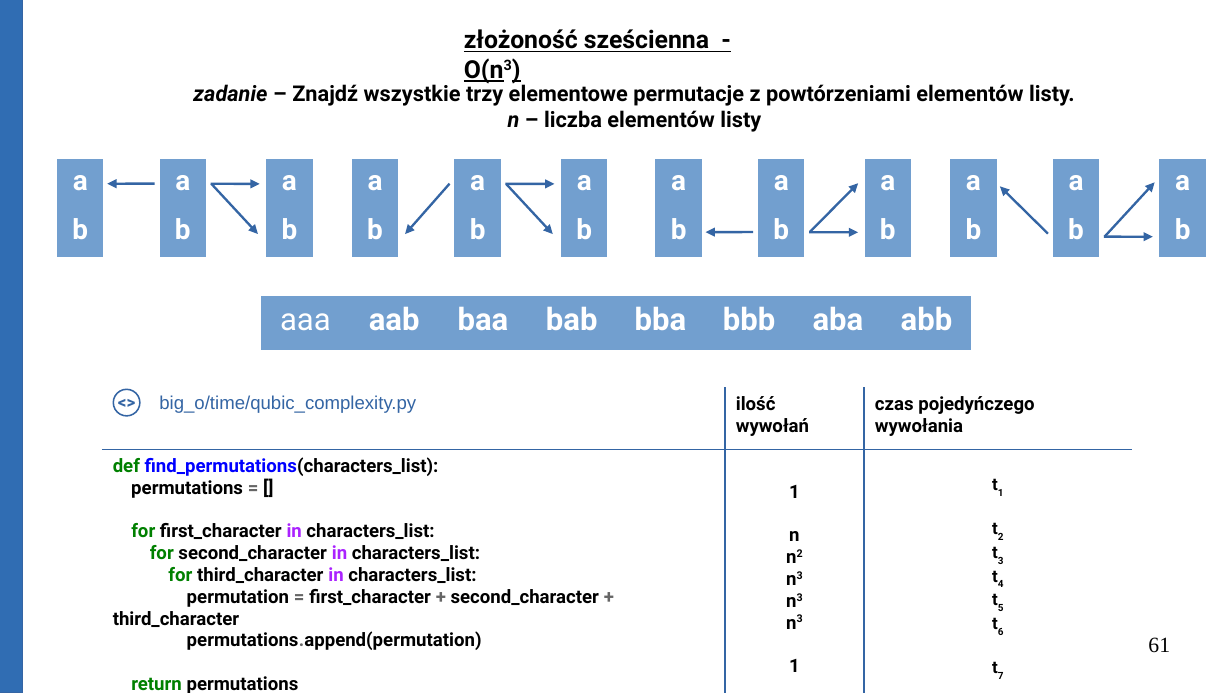
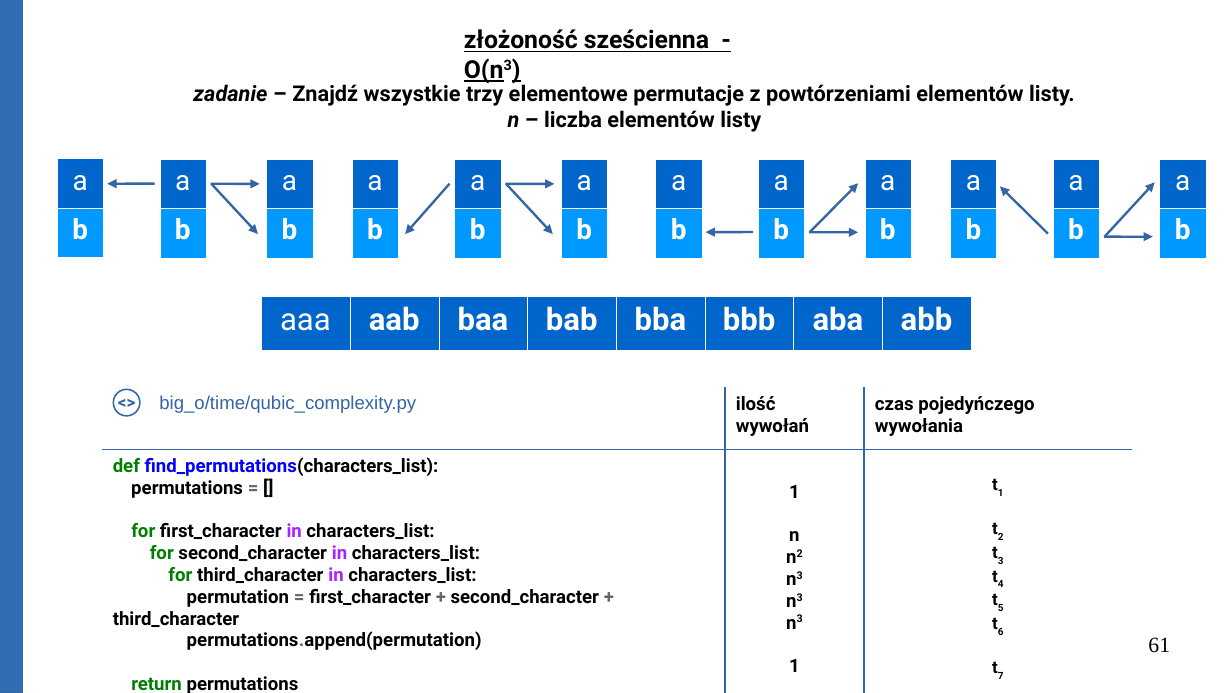
Before and after one commit to Michael-Wisniewski/algorithmic-workshop, a slide deck: slide 61 of Big_O.odp. Drawn at 1232x693 pixels with LibreOffice and Linux fonts; fonts in the diff are those of the drawing. Boxes give left, top, right and bottom in pixels: in the first picture for what was removed or moved away, otherwise in the second. Text is boxed around its words. In the diff, an @@ line names an element or a change of style, - is before the commit and + after.

Commit message:
Update presentation.

```diff
--- a/Big_O.odp
+++ b/Big_O.odp
@@ table at (57,159,103,256) @@
@@ fill #729FCF to #0066CC in row 1, column 1 @@
@@ fill #729FCF to #0099FF in row 2, column 1 @@
@@ bold off in "a" @@
@@ borders changed @@
@@ table at (160,159,206,256) @@
@@ fill #729FCF to #0066CC in row 1, column 1 @@
@@ fill #729FCF to #0099FF in row 2, column 1 @@
@@ bold off in "a" @@
@@ borders changed @@
@@ table at (266,159,312,256) @@
@@ fill #729FCF to #0066CC in row 1, column 1 @@
@@ fill #729FCF to #0099FF in row 2, column 1 @@
@@ bold off in "a" @@
@@ borders changed @@
@@ table at (352,159,398,256) @@
@@ fill #729FCF to #0066CC in row 1, column 1 @@
@@ fill #729FCF to #0099FF in row 2, column 1 @@
@@ bold off in "a" @@
@@ borders changed @@
@@ table at (455,159,501,256) @@
@@ fill #729FCF to #0066CC in row 1, column 1 @@
@@ fill #729FCF to #0099FF in row 2, column 1 @@
@@ bold off in "a" @@
@@ borders changed @@
@@ table at (561,159,607,256) @@
@@ fill #729FCF to #0066CC in row 1, column 1 @@
@@ fill #729FCF to #0099FF in row 2, column 1 @@
@@ bold off in "a" @@
@@ borders changed @@
@@ table at (656,159,702,256) @@
@@ fill #729FCF to #0066CC in row 1, column 1 @@
@@ fill #729FCF to #0099FF in row 2, column 1 @@
@@ bold off in "a" @@
@@ borders changed @@
@@ table at (758,159,804,256) @@
@@ fill #729FCF to #0066CC in row 1, column 1 @@
@@ fill #729FCF to #0099FF in row 2, column 1 @@
@@ bold off in "a" @@
@@ borders changed @@
@@ table at (865,159,911,256) @@
@@ fill #729FCF to #0066CC in row 1, column 1 @@
@@ fill #729FCF to #0099FF in row 2, column 1 @@
@@ bold off in "a" @@
@@ borders changed @@
@@ table at (950,159,996,256) @@
@@ fill #729FCF to #0066CC in row 1, column 1 @@
@@ fill #729FCF to #0099FF in row 2, column 1 @@
@@ bold off in "a" @@
@@ borders changed @@
@@ table at (1053,159,1099,256) @@
@@ fill #729FCF to #0066CC in row 1, column 1 @@
@@ fill #729FCF to #0099FF in row 2, column 1 @@
@@ bold off in "a" @@
@@ borders changed @@
@@ table at (1160,159,1206,256) @@
@@ fill #729FCF to #0066CC in row 1, column 1 @@
@@ fill #729FCF to #0099FF in row 2, column 1 @@
@@ bold off in "a" @@
@@ borders changed @@
@@ table at (262,296,968,347) @@
@@ fill #729FCF to #0066CC in row 1 @@
@@ borders changed @@
```
Also in this commit, not shown: 23 other slides changed, 3 other files.
